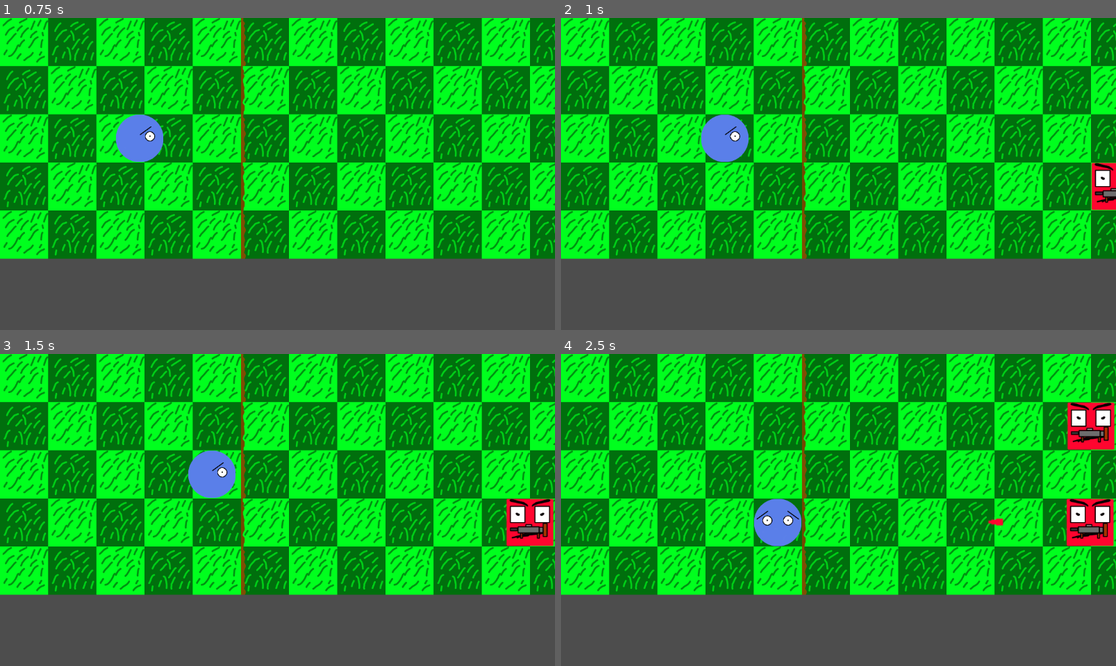
Above: before the commit, frames 1-4 (two rows, left to right).
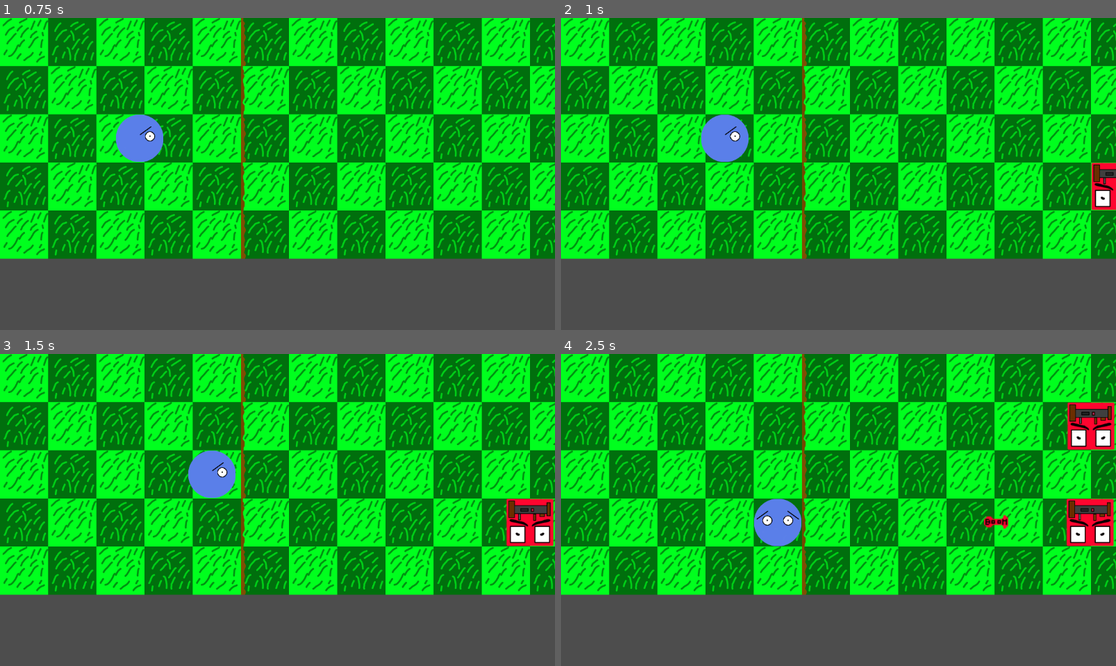
Above: after the commit, the same moments.

Repository: Killfreek/Rats
Game: Godot game, scene res://main.tscn
The game is run twice, just before and just after one commit, with the same random seed, the same clock (stepped at 60 frames per second) and the same inputs.
Inputs:
- Up to frame 1 (0.75 s): tap Enter at 0.5 s; hold D (MoveRight) from 0.53 s (still down)
- Up to frame 2 (1 s): keep holding D (MoveRight)
- Up to frame 3 (1.5 s): release D (MoveRight) at 1.28 s; hold S (MoveDown) from 1.28 s (still down)
- Up to frame 4 (2.5 s): release S (MoveDown) at 2.03 s; hold D (MoveRight) from 2.03 s (still down)

Frame 1 is identical in both runs. In frame 2, 0.5% of the frame differs, in the area x 95-100%, y 46-61%; in frame 3, 0.9%; in frame 4, 1.9%, in the area x 76-100%, y 15-61%.

Commit message:
2 more enemyes

Diff:
--- a/EnemyBots/EnemySpawnController.gd
+++ b/EnemyBots/EnemySpawnController.gd
@@ -1,7 +1,7 @@
 extends Node2D
 
 @export var spawnLocations : Array[Node2D]
-@export var enemyScene : PackedScene
+@export var enemyScene : Array[PackedScene]
 @export var playerNode : Area2D
 
 var spawnLocationsUseState : Array[bool]
@@ -16,7 +16,8 @@
 	var rngNumber = int(rng.randf_range(0, spawnLocations.size()));
 	if !spawnLocationsUseState[rngNumber]:
 		var spawnLocation = spawnLocations[rngNumber];
-		var enemy = enemyScene.instantiate();
+		var enimeyToSpawn = int(rng.randf_range(0, enemyScene.size()));
+		var enemy = enemyScene[enimeyToSpawn].instantiate();
 		enemy.setup(rngNumber, playerNode);
 		enemy.position = self.position + spawnLocation.position;
 
--- /dev/null
+++ b/EnemyBots/EnemywithRocket.gd
@@ -0,0 +1,45 @@
+extends Node2D
+
+@export var moveStepCount : int
+@export var moveStepDistance : int
+@export var speed : int
+@export var projectile : PackedScene
+
+var finalPosition
+var rowPosition
+var returnPosition
+var playerNode : Area2D
+
+signal left(rowIndex : int);
+
+func _ready():
+	finalPosition = self.position + Vector2(moveStepCount * (moveStepDistance * -1), 0)
+	returnPosition = self.position;
+
+func _process(delta):
+	if self.position == finalPosition:
+		if finalPosition != returnPosition:
+			var projectileInstnace = projectile.instantiate();
+			projectileInstnace.position = self.position + Vector2(-100,0);
+			projectileInstnace.setup(Vector2(-1000,0));
+
+			var callable = Callable(playerNode, "_on_area_2d_area_entered");
+			projectileInstnace.get_node("Area2D").connect("area_entered", callable);
+
+			get_node("/root").add_child(projectileInstnace);
+
+			finalPosition = returnPosition;
+		else:
+			queue_free();
+
+	move_ToTarget(delta);
+
+func move_ToTarget(delta):
+	self.position = self.position.move_toward(finalPosition, delta * speed)
+
+func setup(rowPositionP, playerNodeP):
+	rowPosition = rowPositionP;
+	playerNode = playerNodeP
+
+func _on_tree_exited():
+	left.emit(rowPosition)
--- /dev/null
+++ b/EnemyBots/EnemywithRocket.tscn
@@ -0,0 +1,30 @@
+[gd_scene load_steps=5 format=3 uid="uid://1ft0pw3n37f7"]
+
+[ext_resource type="Script" path="res://EnemyBots/EnemywithRocket.gd" id="1_2fkbw"]
+[ext_resource type="PackedScene" uid="uid://uwk2r6hcllt5" path="res://Projectiles/ProjectileExplosive.tscn" id="2_a0irm"]
+[ext_resource type="Texture2D" uid="uid://f2610imh80e" path="res://Sprites/HostileMobs/RedboxWithBazooka.png" id="2_oqdey"]
+
+[sub_resource type="SpriteFrames" id="SpriteFrames_ffakx"]
+animations = [{
+"frames": [{
+"duration": 1.0,
+"texture": ExtResource("2_oqdey")
+}],
+"loop": true,
+"name": &"default",
+"speed": 5.0
+}]
+
+[node name="EnemywithGun" type="Node2D"]
+top_level = true
+script = ExtResource("1_2fkbw")
+moveStepCount = 1
+moveStepDistance = 100
+speed = 100
+projectile = ExtResource("2_a0irm")
+
+[node name="AnimatedSprite2D" type="AnimatedSprite2D" parent="."]
+scale = Vector2(0.5, 0.5)
+sprite_frames = SubResource("SpriteFrames_ffakx")
+
+[connection signal="tree_exited" from="." to="." method="_on_tree_exited"]
--- /dev/null
+++ b/Projectiles/ProjectileExplosive.gd
@@ -0,0 +1,10 @@
+extends Node2D
+
+@export var speed : int
+var finalPosition : Vector2
+
+func _process(delta):
+	self.position = self.position.move_toward(finalPosition, delta * speed)
+
+func setup(velocity : Vector2):
+	finalPosition = self.position + velocity;
--- /dev/null
+++ b/Projectiles/ProjectileExplosive.tscn
@@ -0,0 +1,37 @@
+[gd_scene load_steps=5 format=3 uid="uid://uwk2r6hcllt5"]
+
+[ext_resource type="Script" path="res://Projectiles/ProjectileExplosive.gd" id="1_4sdx2"]
+[ext_resource type="Texture2D" uid="uid://bu2tu1bnm1air" path="res://Sprites/HostileMobs/ProjectilesBooM.png" id="2_0lctr"]
+
+[sub_resource type="SpriteFrames" id="SpriteFrames_hr1yl"]
+animations = [{
+"frames": [{
+"duration": 1.0,
+"texture": ExtResource("2_0lctr")
+}],
+"loop": true,
+"name": &"default",
+"speed": 5.0
+}]
+
+[sub_resource type="CapsuleShape2D" id="CapsuleShape2D_k102h"]
+radius = 16.0
+height = 56.0
+
+[node name="Projectile" type="Node2D"]
+script = ExtResource("1_4sdx2")
+speed = 100
+
+[node name="AnimatedSprite2D" type="AnimatedSprite2D" parent="."]
+position = Vector2(1.43051e-06, 9.53674e-07)
+scale = Vector2(2.5, 2.5)
+sprite_frames = SubResource("SpriteFrames_hr1yl")
+
+[node name="Area2D" type="Area2D" parent="."]
+
+[node name="CollisionShape2D" type="CollisionShape2D" parent="Area2D"]
+position = Vector2(1, -1)
+rotation = 1.5708
+shape = SubResource("CapsuleShape2D_k102h")
+
+[connection signal="area_entered" from="Area2D" to="." method="_on_area_2d_area_entered"]
--- a/main.tscn
+++ b/main.tscn
@@ -1,9 +1,10 @@
-[gd_scene load_steps=5 format=3 uid="uid://di80l1kbhxfwb"]
+[gd_scene load_steps=6 format=3 uid="uid://di80l1kbhxfwb"]
 
 [ext_resource type="PackedScene" uid="uid://b2vihdt08h1js" path="res://Player/player.tscn" id="1_yy6vf"]
 [ext_resource type="PackedScene" uid="uid://ddyxv1i3eutg4" path="res://Levels/Level.tscn" id="2_aw33h"]
 [ext_resource type="Script" path="res://EnemyBots/EnemySpawnController.gd" id="3_a5ssk"]
 [ext_resource type="PackedScene" uid="uid://bi28dgfpt004" path="res://EnemyBots/EnemywithGun.tscn" id="4_dhptn"]
+[ext_resource type="PackedScene" uid="uid://1ft0pw3n37f7" path="res://EnemyBots/EnemywithRocket.tscn" id="4_ercyg"]
 
 [node name="Main" type="Node2D"]
 
@@ -23,7 +24,7 @@
 position = Vector2(1150, 50)
 script = ExtResource("3_a5ssk")
 spawnLocations = [NodePath("EnemySpawnLocation1"), NodePath("EnemySpawnLocation2"), NodePath("EnemySpwanLocation3"), NodePath("EnemySpwanLocation4"), NodePath("EnemySpwanLocation5")]
-enemyScene = ExtResource("4_dhptn")
+enemyScene = Array[PackedScene]([ExtResource("4_dhptn"), ExtResource("4_ercyg")])
 playerNode = NodePath("../Player")
 
 [node name="EnemySpawnLocation1" type="Node2D" parent="EnemySpawnLocations"]
